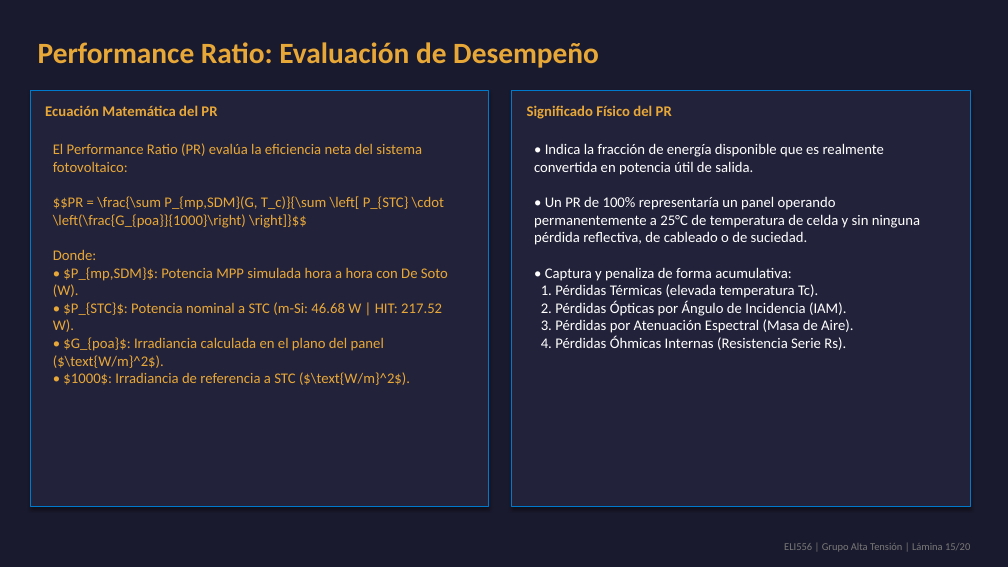
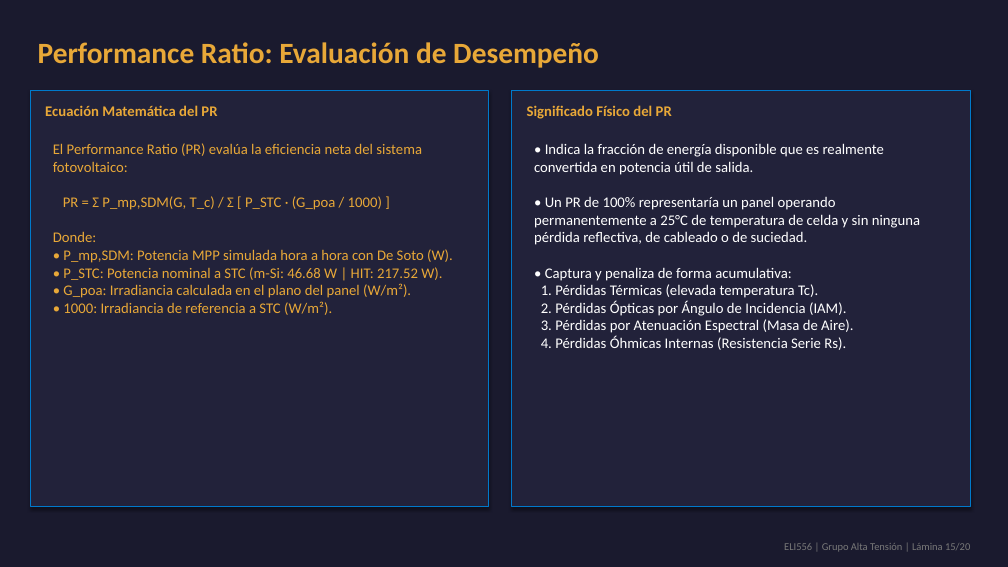
Before and after one commit to theChosen16/t2-paneles, a slide deck: slide 15 of output/Presentacion_Final_ELI556_Atacama.pptx. Drawn at 1008x567 pixels with LibreOffice and Linux fonts; fonts in the diff are those of the drawing. Boxes give left, top, right and bottom in pixels: in the first picture for what was removed or moved away, otherwise in the second. Text is boxed around its words. In the diff, an @@ line names an element or a change of style, - is before the commit and + after.

```diff
--- a/output/Presentacion_Final_ELI556_Atacama.pptx
+++ b/output/Presentacion_Final_ELI556_Atacama.pptx
@@ text at (53,143,453,315): text changed @@
-El Performance Ratio (PR) evalúa la eficiencia neta del sistema fotovoltaico:
-$$PR = \frac{\sum P_{mp,SDM}(G, T_c)}{\sum \left[ P_{STC} \cdot \left(\frac{G_{poa}}{1000}\right) \right]}$$
-Donde:
-• $P_{mp,SDM}$: Potencia MPP simulada hora a hora con De Soto (W).
-• $P_{STC}$: Potencia nominal a STC (m-Si: 46.68 W | HIT: 217.52 W).
-• $G_{poa}$: Irradiancia calculada en el plano del panel ($\text{W/m}^2$).
-• $1000$: Irradiancia de referencia a STC ($\text{W/m}^2$).
+El Performance Ratio (PR) evalúa la eficiencia neta del sistema fotovoltaico:
+PR = Σ P_mp,SDM(G, T_c) / Σ [ P_STC · (G_poa / 1000) ]
+Donde:
+• P_mp,SDM: Potencia MPP simulada hora a hora con De Soto (W).
+• P_STC: Potencia nominal a STC (m-Si: 46.68 W | HIT: 217.52 W).
+• G_poa: Irradiancia calculada en el plano del panel (W/m²).
+• 1000: Irradiancia de referencia a STC (W/m²).
```
Also in this commit, not shown: 6 other slides changed, 8 other files.
